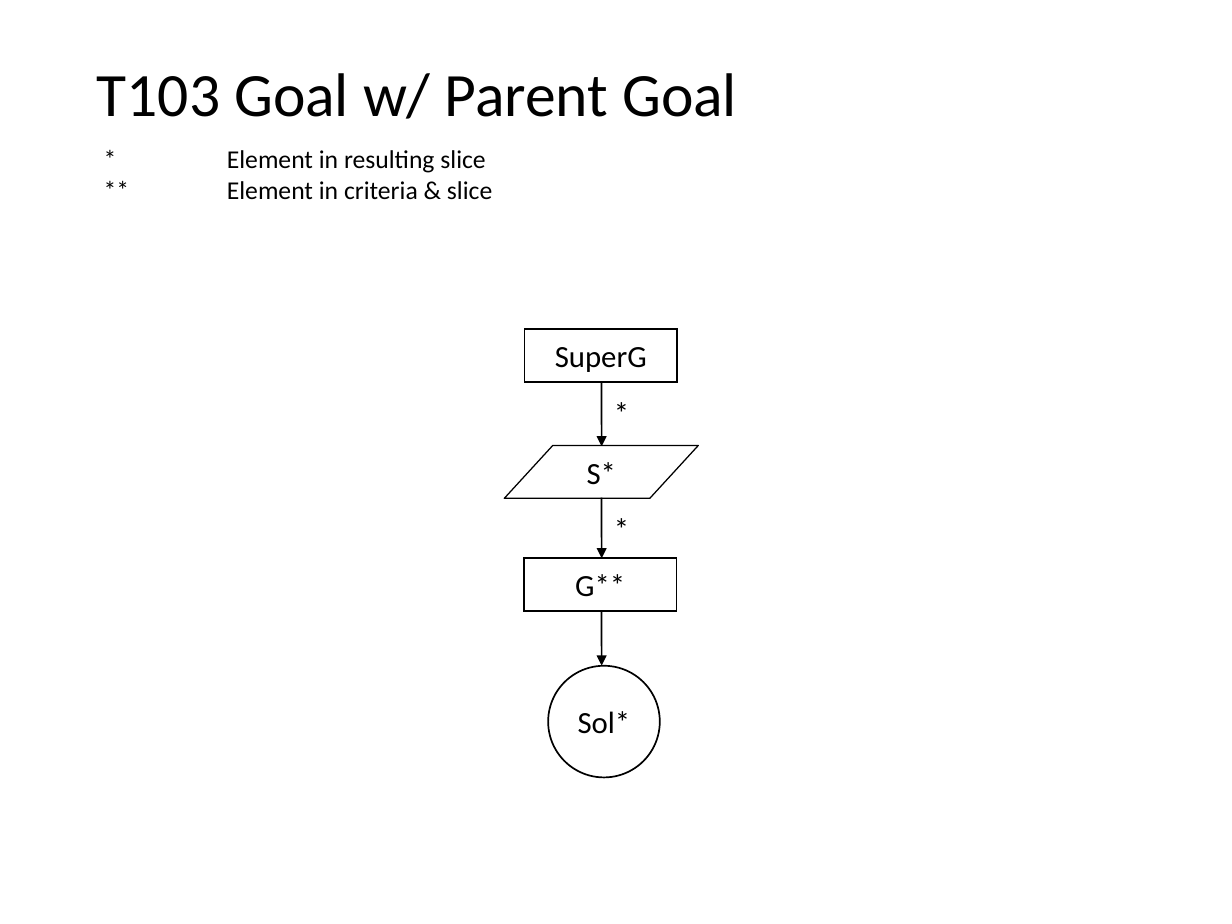
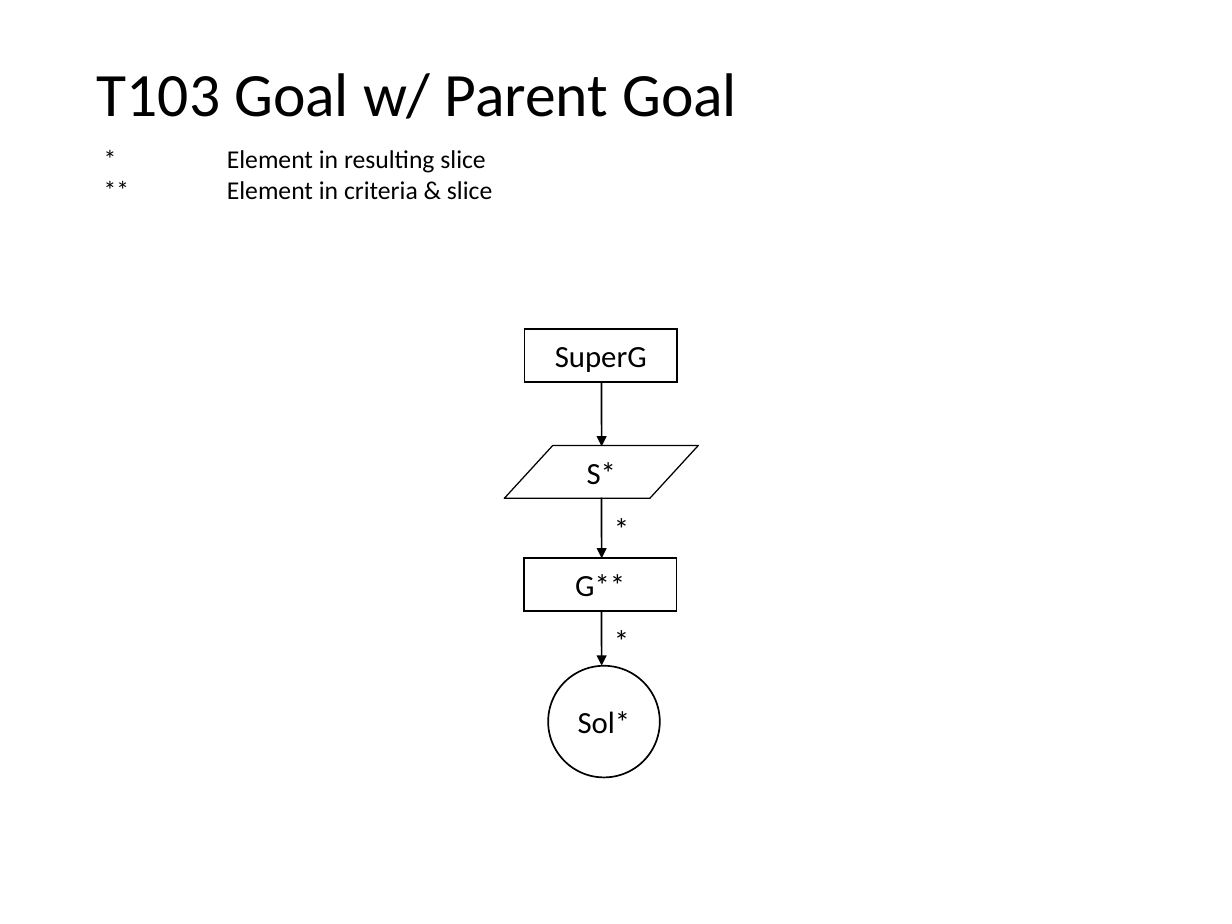
Before and after one commit to nlsfung/MMINT_Examples, a slide deck: slide 5 of GSNSliceReviseTestSuite/TestSuite.ppt. Drawn at 1232x924 pixels with LibreOffice and Linux fonts; fonts in the diff are those of the drawing. Boxes give left, top, right and bottom in pixels: in the first picture for what was removed or moved away, otherwise in the second. Text is boxed around its words. In the diff, an @@ line names an element or a change of style, - is before the commit and + after.

```diff
--- a/GSNSliceReviseTestSuite/TestSuite.ppt
+++ b/GSNSliceReviseTestSuite/TestSuite.ppt
@@ text "*": place and size @@
-text "*" at box(601, 387, 641, 436)
+text "*" at box(601, 615, 641, 664)
```
Also in this commit, not shown: 6 other files.
